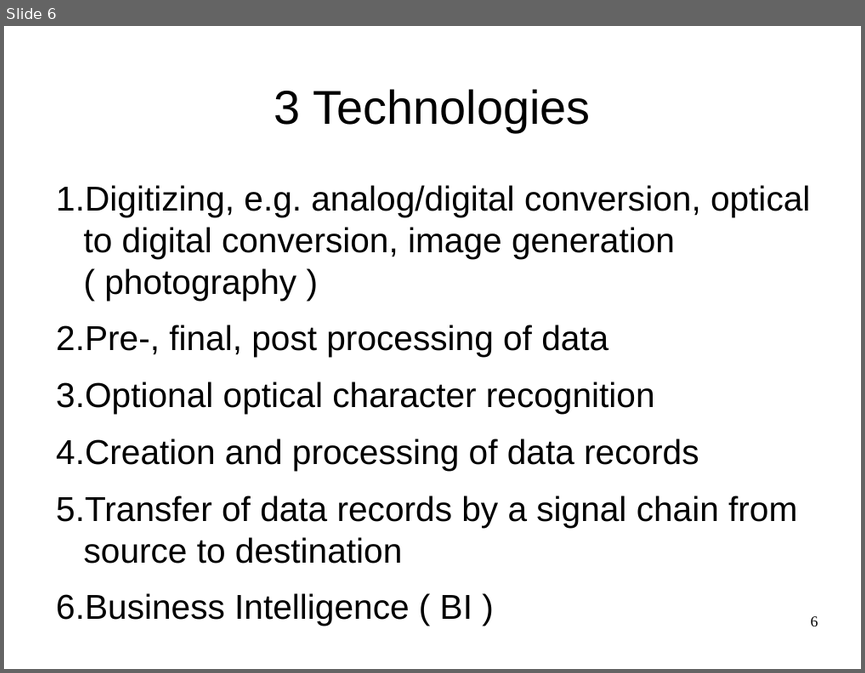
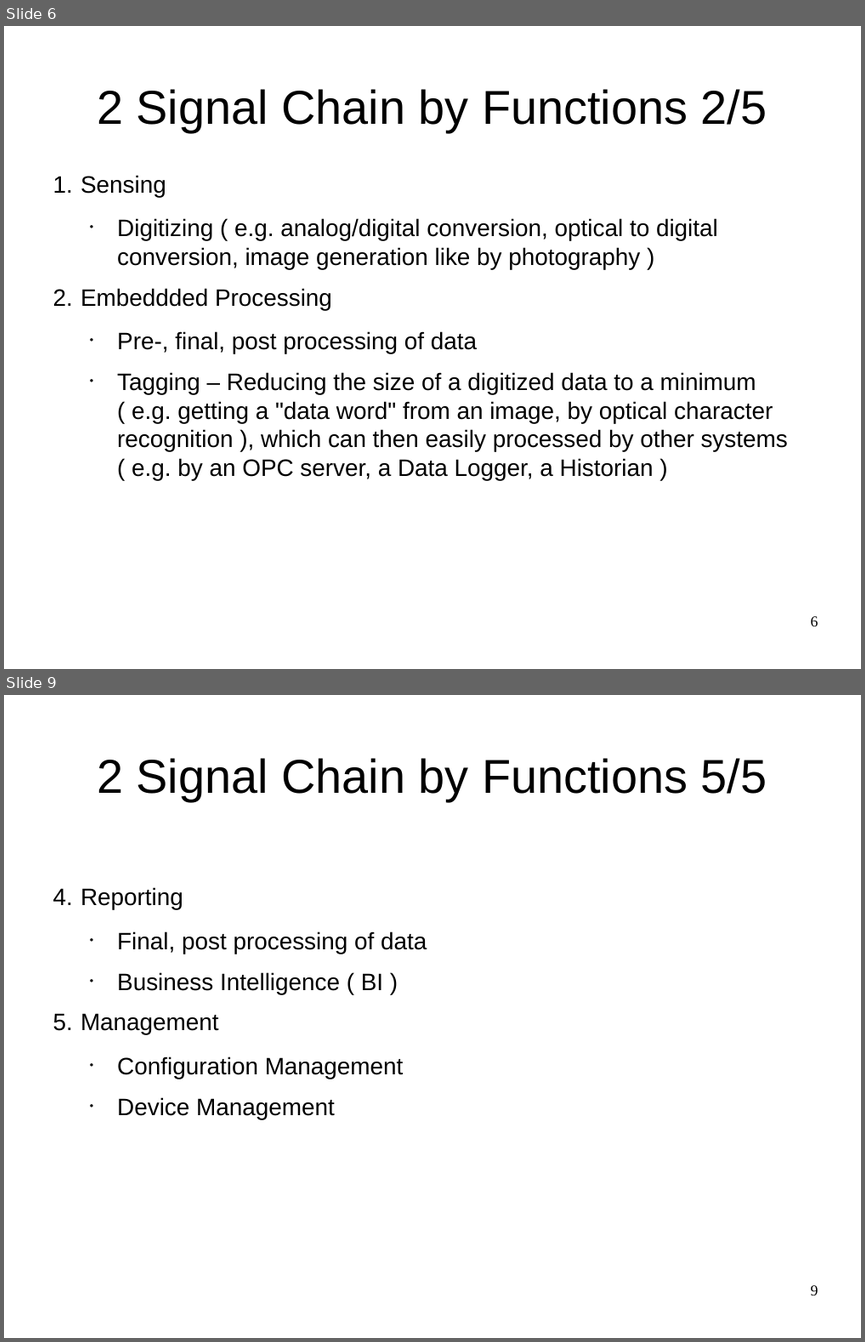
Before and after one commit to smartblitzmerker/documentation-smartblitzmerker, a slide deck: doc/slides/smartblitzmerker.odp. Shown one above the other, each under a label of ours: slide 6 before the commit, slides 6 and 9 after it; the slides between them are not shown. The pictures are 865x673 and 865x1342 pixels, drawn with LibreOffice and Linux fonts; fonts in the diff are those of the drawing. Boxes give left, top, right and bottom in pixels: in the first picture for what was removed or moved away, otherwise in the second. Text is boxed around its words. In the diff, an @@ line names an element or a change of style, - is before the commit and + after.

```diff
--- a/doc/slides/smartblitzmerker.odp
+++ b/doc/slides/smartblitzmerker.odp
@@ slide 9 added at box(4, 695, 861, 1338), background #FFFFFF @@
@@ title added at box(97, 758, 767, 801), 44 pt, text #000000 @@
+2 Signal Chain by Functions 5/5
@@ text added at box(80, 887, 426, 1119), 22 pt, text #000000 @@
+4. Reporting
+  • Final, post processing of data
+  • Business Intelligence ( BI )
+5. Management
+  • Configuration Management
+  • Device Management
@@ page number added at box(811, 1285, 818, 1295), 14 pt, text #000000 @@
+9
@@ slide 6 changed as well @@
@@ title at box(97, 89, 767, 132): text changed @@
-3 Technologies
+2 Signal Chain by Functions 2/5
@@ text "Sensing": place and size @@
-text "Sensing" at box(56, 185, 810, 619)
+text "Sensing" at box(80, 175, 788, 480)
@@ text at box(80, 175, 718, 310): text changed; size 32 to 22 pt @@
-1. Digitizing, e.g. analog/digital conversion, optical to digital conversion, image generation ( photography )
+1. Sensing
+  • Digitizing ( e.g. analog/digital conversion, optical to digital conversion, image generation like by photography )
+2. Embeddded Processing
@@ text at box(117, 331, 477, 353): size 32 to 22 pt in "Pre-, final, post processing of data"; bullet 1. to •; list level 1 to 2 in "Pre-, final, post processing of ..." @@
@@ text at box(117, 372, 788, 480): text changed; size 32 to 22 pt @@
-3. Optional optical character recognition
-4. Creation and processing of data records
-5. Transfer of data records by a signal chain from source to destination
-6. Business Intelligence ( BI )
+  • Tagging – Reducing the size of a digitized data to a minimum ( e.g. getting a "data word" from an image, by optical character recognition ), which can then easily processed by other systems ( e.g. by an OPC server, a Data Logger, a Historian )
```
Also in this commit, not shown: 7 other slides changed, 8 other slides added.
